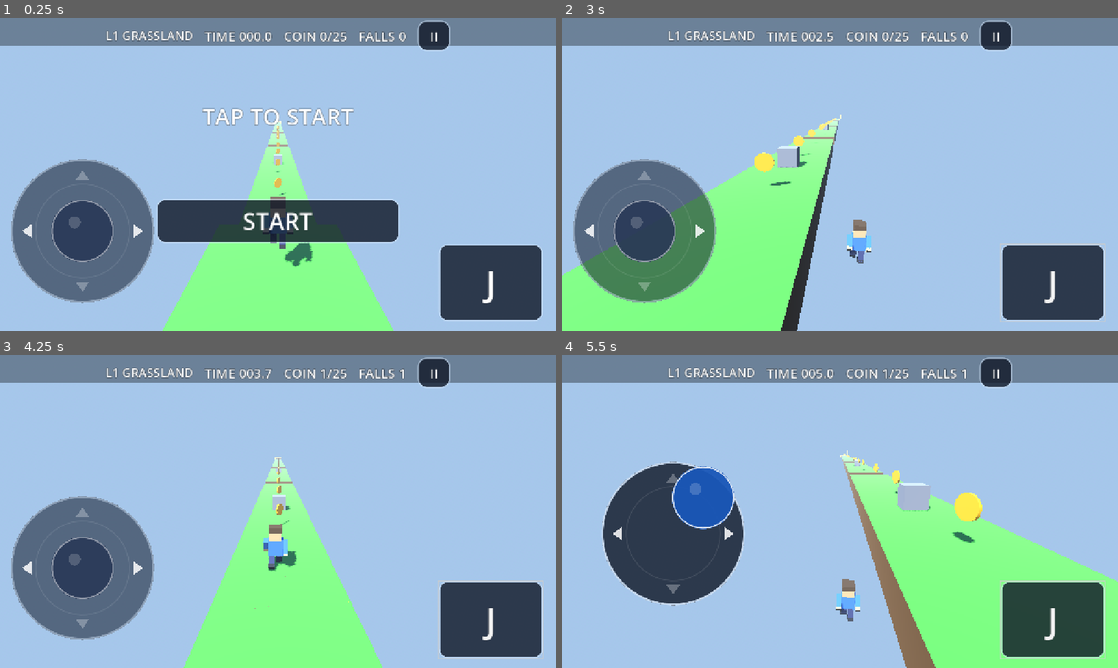
Above: before the commit, frames 1-4 (two rows, left to right).
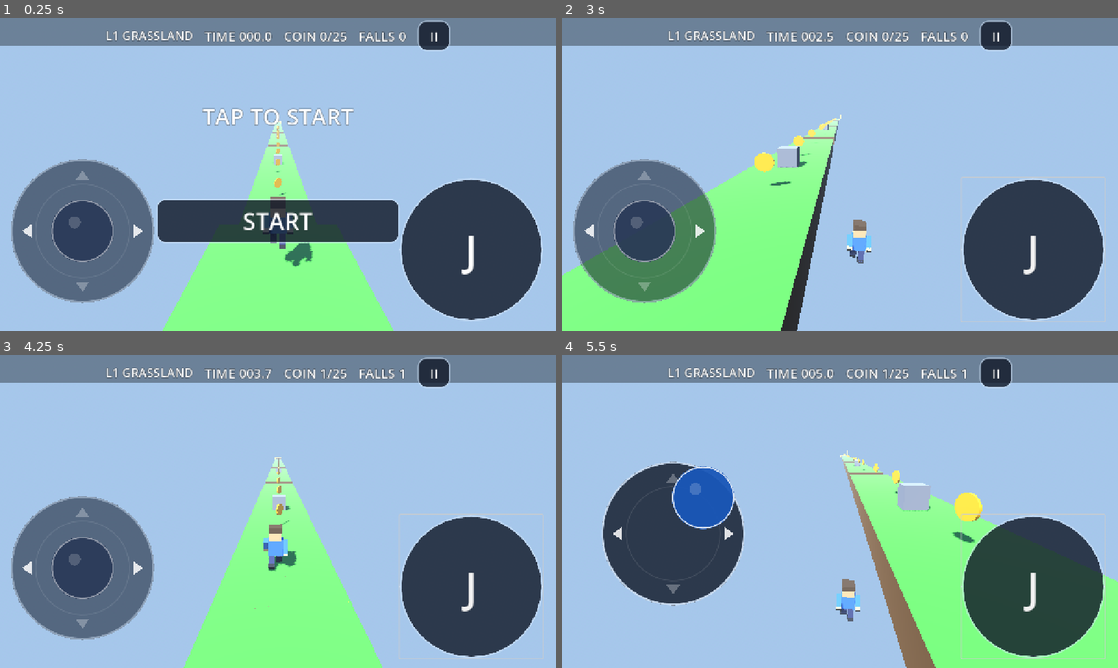
Above: after the commit, the same moments.

Repository: cykgames/001-parkour
Game: Godot game, scene res://Main.tscn
The game is run twice, just before and just after one commit, with the same random seed, the same clock (stepped at 60 frames per second) and the same inputs. Sound files missing from this copy of the repository are replaced by a short silence.
Inputs (mouse positions are in pixels of both pictures, inside the frame that each line leads up to):
- Up to frame 1 (0.25 s): no input
- Up to frame 2 (3 s): click "J" at 0.5 s; drag from (689, 227) to (895, 105) at 1.27 s; drag from (728, 190) to (812, 237) at 2.02 s; move the mouse to (895, 105) at 2.77 s; hold Right (move_right) from 2.78 s (still down); tap Space (jump) at 2.85 s
- Up to frame 3 (4.25 s): release Right (move_right) at 3.5 s; drag from (250, 574) to (111, 464) at 3.52 s
- Up to frame 4 (5.5 s): move the mouse to (1006, 558) at 4.27 s; hold Left (move_left) 4.28-5 s; tap Space (jump) at 4.35, 4.52, 4.82 s; drag from (673, 464) to (756, 433) at 5.02 s

The runs differ from the first frame. In frame 1, 6.3% of the frame differs, in the area x 71-98%, y 51-97%; in frame 2, 6.4%; in frame 3, 6.4%; in frame 4, 6.6%, in the area x 71-98%, y 50-98%.

Commit message:
HUD v4: jump key = joystick disc size (330px circle), sync w7_play J coords

Diff:
--- a/HUD.gd
+++ b/HUD.gd
@@ -158,11 +158,17 @@
 	_restart_button.visible = false
 	add_child(_restart_button)
 
-	# Touch controls: jump key (bottom-right) — enlarged hit area, deep navy.
-	var tj := _mk_button("J", 80)
+	# Touch controls: jump key (bottom-right) — same footprint as the
+	# joystick disc (2*RADIUS = 330), circular to match the pad's look.
+	var tj := _mk_button("J", 96)
+	var jd := Joystick.RADIUS * 2.0
 	tj.set_anchors_preset(Control.PRESET_BOTTOM_RIGHT)
-	tj.offset_left = -270; tj.offset_right = -30
-	tj.offset_top = -200; tj.offset_bottom = -22
+	tj.offset_left = -jd - 30; tj.offset_right = -30
+	tj.offset_top = -jd - 22; tj.offset_bottom = -22
+	for sn in ["normal", "pressed", "hover"]:
+		var sb: StyleBoxFlat = tj.get_theme_stylebox(sn)
+		sb.set_corner_radius_all(int(Joystick.RADIUS))
+		sb.set_border_width_all(4)
 	tj.button_down.connect(_on_jump_down); tj.button_up.connect(_on_jump_up)
 	add_child(tj)
 
Not shown, changed: docs/W7_CHECKPOINT.md
